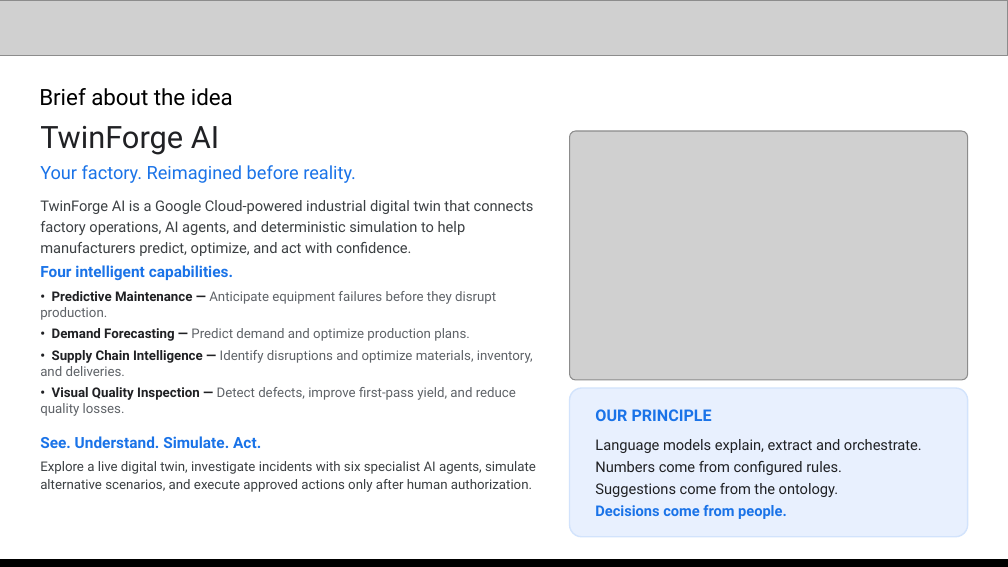
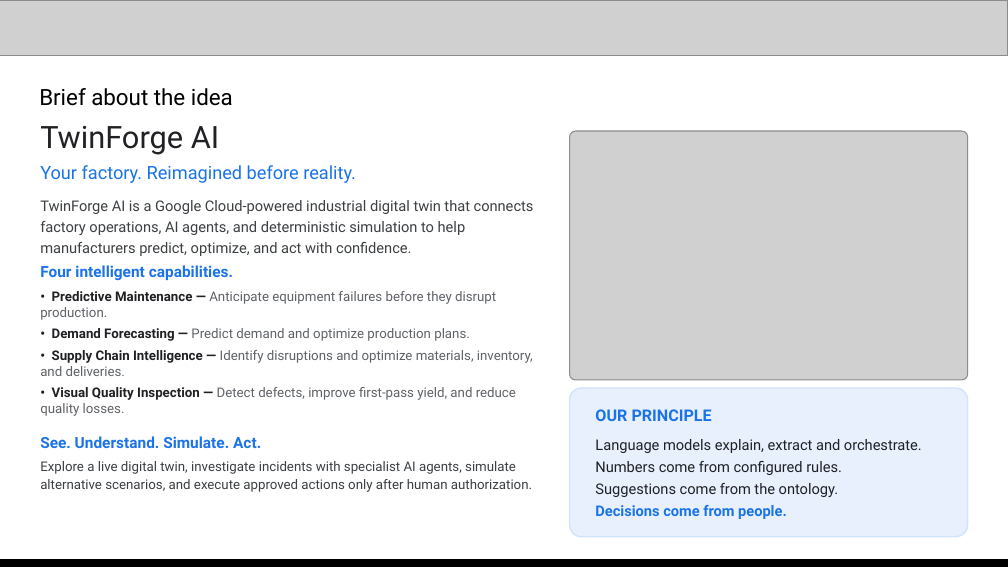
Before and after one commit to The-OWLabs/twin-forge-ai, a slide deck: slide 2 of docs/TwinForge_AI_Builder_Cup.pptx. Drawn at 1008x567 pixels with LibreOffice and Linux fonts; fonts in the diff are those of the drawing; grey boxes stand for pictures. Boxes give left, top, right and bottom in pixels: in the first picture for what was removed or moved away, otherwise in the second. Text is boxed around its words. In the diff, an @@ line names an element or a change of style, - is before the commit and + after.

```diff
--- a/docs/TwinForge_AI_Builder_Cup.pptx
+++ b/docs/TwinForge_AI_Builder_Cup.pptx
@@ text at (x1=40, y1=461, x2=532, y2=492): text changed @@
-Explore a live digital twin, investigate incidents with six specialist AI agents, simulate alternative scenarios, and execute approved actions only after human authorization.
+Explore a live digital twin, investigate incidents with specialist AI agents, simulate alternative scenarios, and execute approved actions only after human authorization.
```
